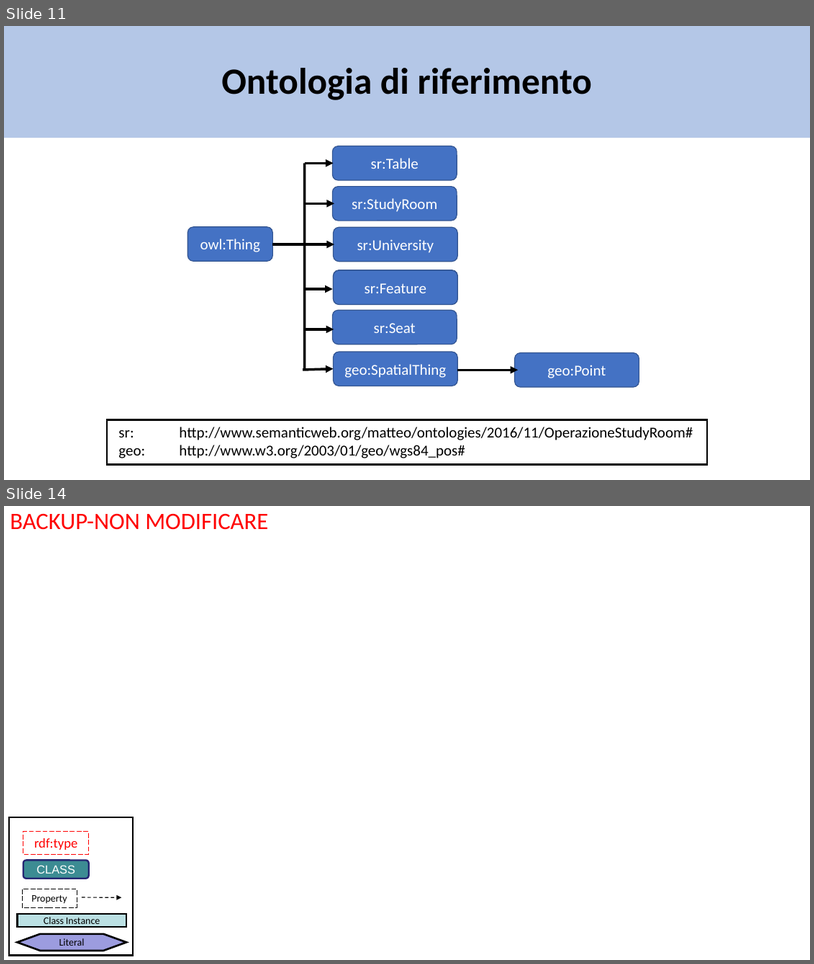
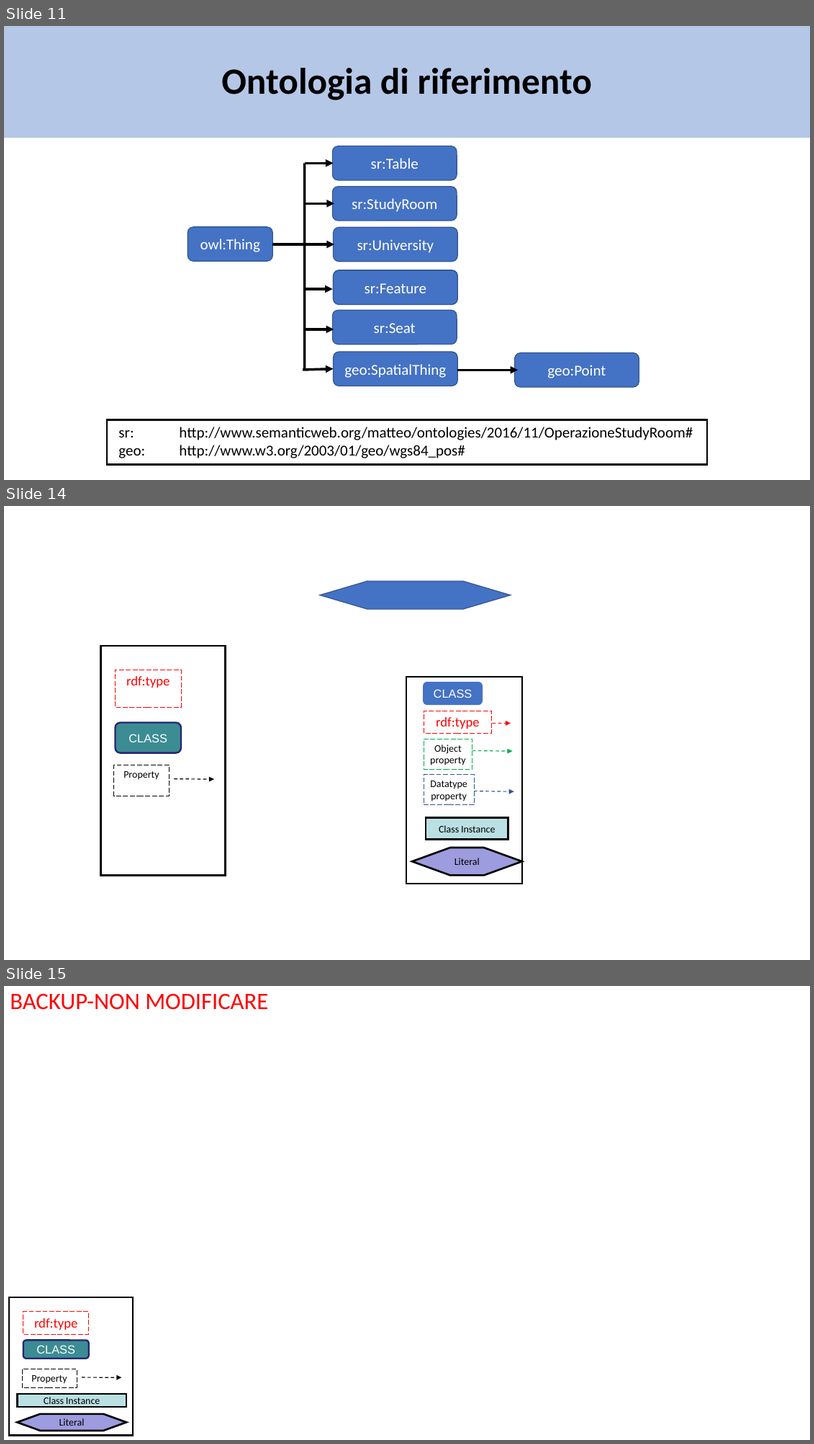
Before and after one commit to matte21/CalcM, a slide deck: ontologia.pptx. Shown one above the other, each under a label of ours: slides 11 and 14 before the commit, slides 11, 14 and 15 after it; the slides between them are not shown. The pictures are 814x964 and 814x1444 pixels, drawn with LibreOffice and Linux fonts; fonts in the diff are those of the drawing. Boxes give left, top, right and bottom in pixels: in the first picture for what was removed or moved away, otherwise in the second. Text is boxed around its words. In the diff, an @@ line names an element or a change of style, - is before the commit and + after.

Commit message:
rename ontology Datatype properties isCurrentlyOpen and hasAvailableSeats to isOpen and availableSeats respectively, add details to the Ontology example slide in the powerpoint

```diff
--- a/ontologia.pptx
+++ b/ontologia.pptx
@@ slide 14 added at box(4, 506, 810, 960), background #FFFFFF @@
@@ freeform shape added at box(320, 581, 511, 608), fill #4472C4, outline #325491 1 pt @@
@@ rectangle added at box(407, 677, 522, 883), outline #000000 2 pt @@
@@ rounded rectangle added at box(424, 682, 482, 705), fill #4472C4, outline #4472C4 2 pt, 14 pt, text #FFFFFF @@
+CLASS
@@ rectangle added at box(424, 710, 491, 733), outline #FF0000 0.75 pt dashed, 16 pt, text #FF0000 @@
+rdf:type
@@ group added at box(100, 646, 522, 875): 4 rectangles, 1 hexagon, 1 arrow, 1 rounded rectangle @@
+Class Instance
+Property
+Literal
+rdf:type
+CLASS
@@ rectangle added at box(424, 739, 472, 769), outline #00B050 0.75 pt dashed, 12 pt, text #000000 @@
+Object
+property
@@ arrow added from (493, 723) to (511, 723), #FF0000 1 pt dashed @@
@@ arrow added from (473, 750) to (513, 751), #00B050 1 pt dashed @@
@@ rectangle added at box(424, 774, 474, 804), outline #2F5597 0.75 pt dashed, 12 pt, text #000000 @@
+Datatype property
@@ arrow added from (474, 791) to (514, 792), #2F5597 1 pt dashed @@
@@ what was slide 14 is now slide 15 @@
```
Also in this commit, not shown: 2 slides changed, 1 other file.
